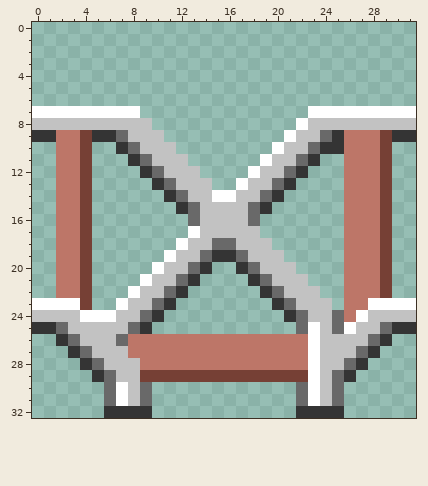
Two states of a pixel-art sprite, Assets/Images/tiles-assets/road_t3.png. Above, as it was before the edit.
The file is 64x66 pixels, drawn in blocks of 2x2; one block is one cell here.
After the commit:
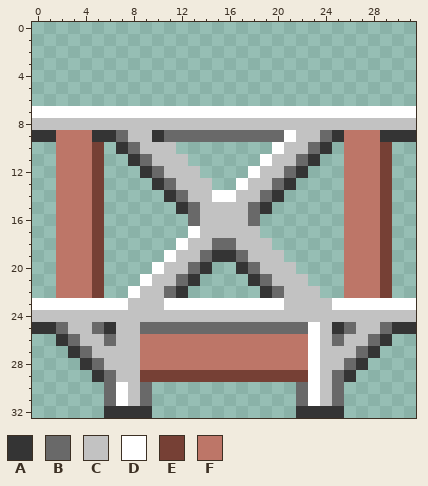
Palette (. is transparent): A #343434  B #696969  C #c2c2c2  D #ffffff  E #764035  F #bd7668
What changed:
Colour B gives way to colour A in row 25 at x 25.
Colour C gives way to colour A in row 9 at x 10; in row 25 at x 6.
Colour E gives way to colour A in row 9 at x 29.
The edit adds colour B in row 9 at x 11 to 20; in row 25 at x 10 to 21.
Colour A gives way to colour B in row 25 at x 9.
Colour C gives way to colour B in row 25 at x 5; in row 26 at x 6 and 25.
Colour D gives way to colour B in row 25 at x 26.
The edit adds colour C in row 8 at x 10 to 21; in row 24 at x 11 to 20.
Colour A gives way to colour C in row 24 at x 10 and 21.
Colour B gives way to colour C in row 23 at x 10 and 21; in row 24 at x 9, 22 and 25; in row 25 at x 8; in row 26 at x 7.
Colour D gives way to colour C in row 8 at x 22; in row 24 at x 4 to 6 and 27.
Colour F gives way to colour C in row 24 at x 26; in rows 26 to 27 at x 8.
The edit adds colour D in row 7 at x 9 to 22; in row 23 at x 5 to 6, 12 to 19 and 25.
Colour A gives way to colour D in row 23 at x 11 and 20.
Colour E gives way to colour D in row 23 at x 4.
Colour F gives way to colour D in row 23 at x 26 to 27.
The edit adds colour E in rows 10 to 22 at x 5.
Colour E gives way to colour F in rows 9 to 22 at x 4.
The author cleared colour A in row 10 at x 25.
Changed places in both pictures, as pixel boxes (x1, y1, x2, y2):
changed: (80, 106, 392, 358)
